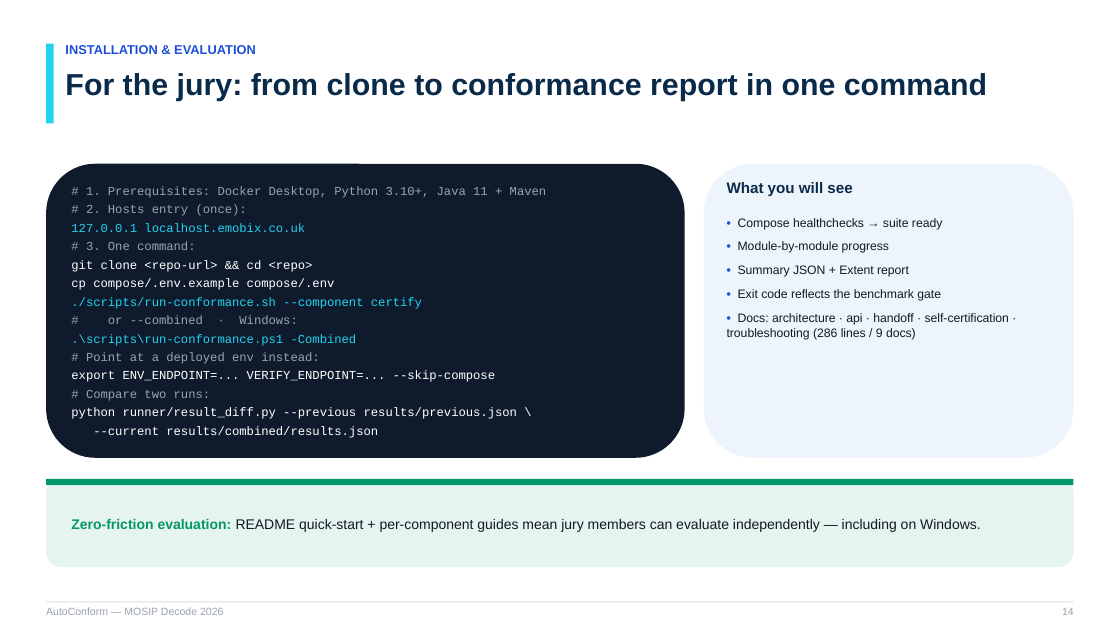
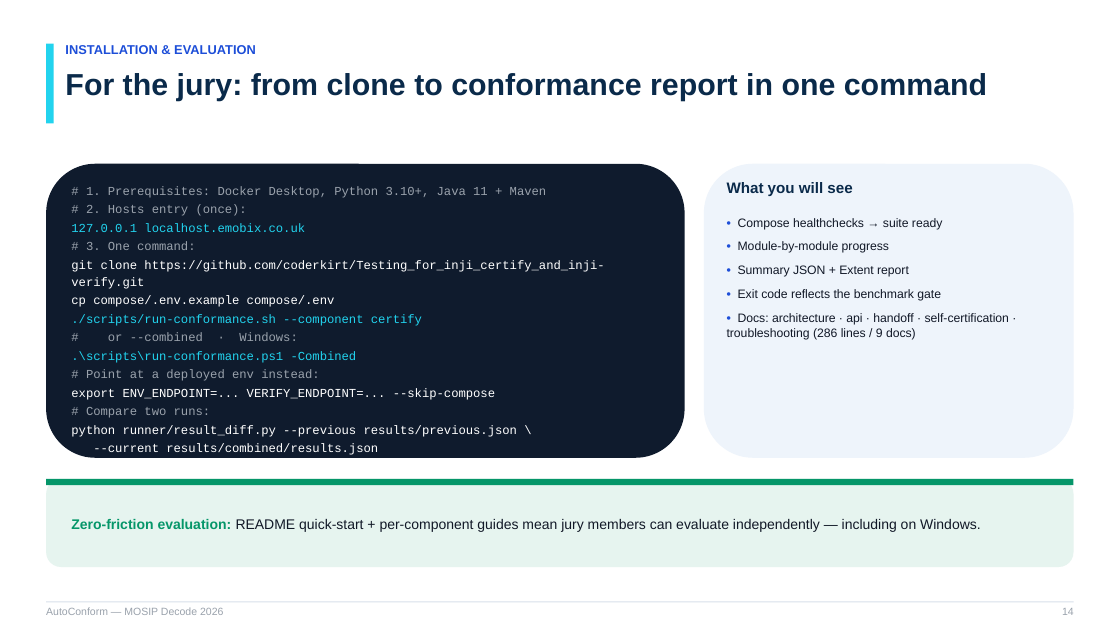
Before and after one commit to coderkirt/Testing_for_inji_certify_and_inji-verify, a slide deck: slide 14 of docs/pitch/MOSIP_Decode_2026_Pitch.pptx. Drawn at 1120x630 pixels with LibreOffice and Linux fonts; fonts in the diff are those of the drawing. Boxes give left, top, right and bottom in pixels: in the first picture for what was removed or moved away, otherwise in the second. Text is boxed around its words. In the diff, an @@ line names an element or a change of style, - is before the commit and + after.

Commit message:
Polish pitch deck: real clone URL on install slide, clearer video line
Replaces the last two angle-bracket placeholders so the deck is fully
judge-ready: slide 14 now clones the actual repository, and slide 17
describes the demo video as a 2-5 min walkthrough (recording in
progress) instead of showing an empty link placeholder.

```diff
--- a/docs/pitch/MOSIP_Decode_2026_Pitch.pptx
+++ b/docs/pitch/MOSIP_Decode_2026_Pitch.pptx
@@ text at <box>71,260,604,289</box>: text changed @@
-git clone <repo-url> && cd <repo>
+git clone https://github.com/coderkirt/Testing_for_inji_certify_and_inji-verify.git
```
Also in this commit, not shown: 1 other slide changed.
